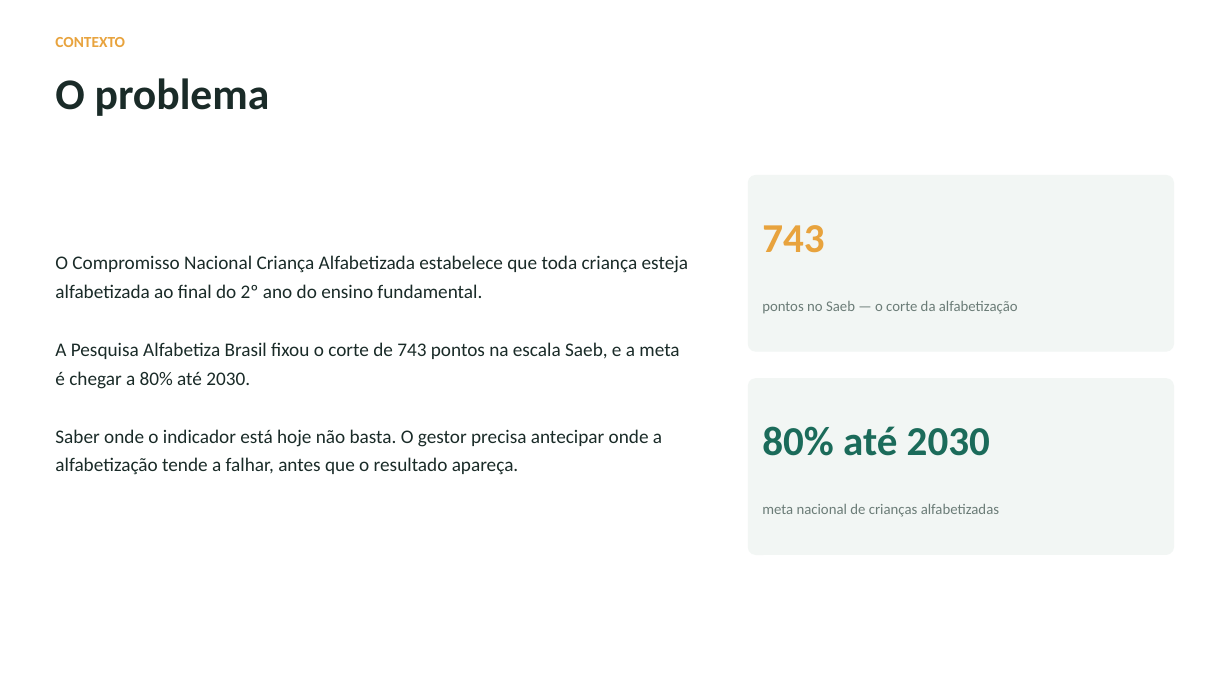
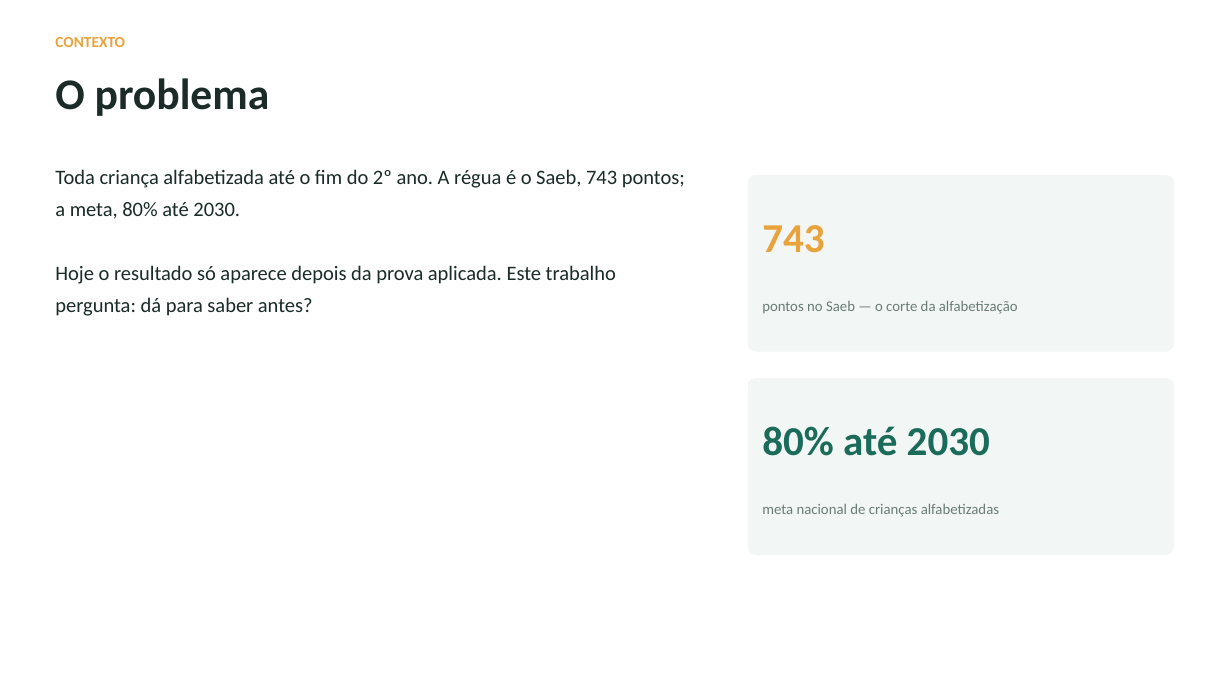
Before and after one commit to tcarvalhodiniz/tech-challenge-fase3, a slide deck: slide 2 of docs/apresentacao.pptx. Drawn at 1232x693 pixels with LibreOffice and Linux fonts; fonts in the diff are those of the drawing. Boxes give left, top, right and bottom in pixels: in the first picture for what was removed or moved away, otherwise in the second. Text is boxed around its words. In the diff, an @@ line names an element or a change of style, - is before the commit and + after.

Commit message:
Ajustes gerais, código e revisão
Revisão geral antes da entrega, em cinco frentes.

Precisão sobre o nível das variáveis: os textos diziam que as catorze
variáveis eram todas de município. Duas delas, rede e caderno, variam dentro do
município e são atributos administrativos do aluno. Nenhuma mede alfabetização,
mas a distinção passa a estar explícita no README e nos relatórios de avaliação e
interpretabilidade.

Verificação do caderno: a amplitude de 10,5 pontos entre versões da prova vinha
de um caderno com doze alunos. Entre os vinte e um com dez mil ou mais, a
amplitude é de 1,8 ponto. A afirmação de que não carrega sinal se sustenta.

Registro dos textos: saem travessões em aparte, construções do tipo 'não é X, e
sim Y' e um aforismo, no README, nos relatórios, no notebook e nos comentários de
config/settings.py, base_analitica.py e eda.py.

Apresentação: o corpo dos slides tinha em média 64 palavras, contra 26 na
apresentação da Fase 2. Reescrito para uma média de 33, com máximo de 43, como
apoio visual da fala e não como documento. Total cai de 969 para 664 palavras.
Validação de arquivo e conferência de transbordo sem ocorrências.

```diff
--- a/docs/apresentacao.pptx
+++ b/docs/apresentacao.pptx
@@ text at (55, 169, 685, 316): text changed; size 15 to 16 pt @@
-O Compromisso Nacional Criança Alfabetizada estabelece que toda criança esteja alfabetizada ao final do 2º ano do ensino fundamental.
-A Pesquisa Alfabetiza Brasil fixou o corte de 743 pontos na escala Saeb, e a meta é chegar a 80% até 2030.
-Saber onde o indicador está hoje não basta. O gestor precisa antecipar onde a alfabetização tende a falhar, antes que o resultado apareça.
+Toda criança alfabetizada até o fim do 2º ano. A régua é o Saeb, 743 pontos; a meta, 80% até 2030.
+Hoje o resultado só aparece depois da prova aplicada. Este trabalho pergunta: dá para saber antes?
@@ text "Toda criança alfabetizada até o ..." at (55, 169, 685, 316): vertical alignment middle to top @@
```
Also in this commit, not shown: 9 other slides changed, 10 other files.
